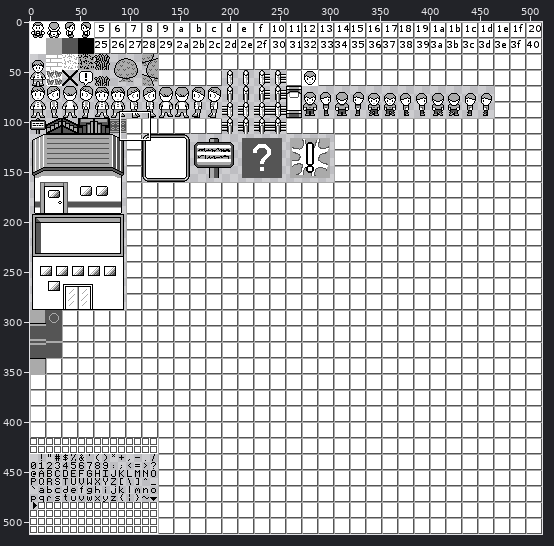
Sprite sheet -- web/sprite_sheet.png. Above: a wide view before the commit, with the close-up outlined.
Close-up. Before the commit:
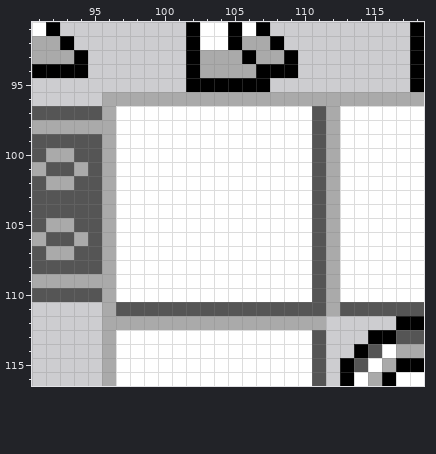
The file is 512x512 pixels. Shown: x 91..118, y 91..116.
The result:
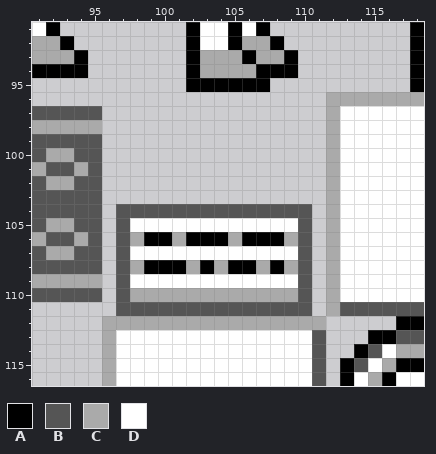
Palette (. is transparent): A #000000  B #555555  C #aaaaaa  D #ffffff
Commit message: add sign tile and place on buildings in town
The edit:
@@ x 91..118 @@
  95 ...........AAAAAA..........A
- 96 .....CCCCCCCCCCCCCCCCCCCCCCC
- 97 BBBBBCDDDDDDDDDDDDDDBCDDDDDD
- 98 CCCCCCDDDDDDDDDDDDDDBCDDDDDD
- 99 BBBBBCDDDDDDDDDDDDDDBCDDDDDD
-100 BCCBBCDDDDDDDDDDDDDDBCDDDDDD
-101 CBBCBCDDDDDDDDDDDDDDBCDDDDDD
-102 BCCBBCDDDDDDDDDDDDDDBCDDDDDD
-103 BBBBBCDDDDDDDDDDDDDDBCDDDDDD
-104 BBBBBCDDDDDDDDDDDDDDBCDDDDDD
-105 BCCBBCDDDDDDDDDDDDDDBCDDDDDD
-106 CBBCBCDDDDDDDDDDDDDDBCDDDDDD
-107 BCCBBCDDDDDDDDDDDDDDBCDDDDDD
-108 BBBBBCDDDDDDDDDDDDDDBCDDDDDD
-109 CCCCCCDDDDDDDDDDDDDDBCDDDDDD
-110 BBBBBCDDDDDDDDDDDDDDBCDDDDDD
-111 .....CBBBBBBBBBBBBBBBCBBBBBB
+ 96 .....................CCCCCCC
+ 97 BBBBB................CDDDDDD
+ 98 CCCCC................CDDDDDD
+ 99 BBBBB................CDDDDDD
+100 BCCBB................CDDDDDD
+101 CBBCB................CDDDDDD
+102 BCCBB................CDDDDDD
+103 BBBBB................CDDDDDD
+104 BBBBB.BBBBBBBBBBBBBB.CDDDDDD
+105 BCCBB.BDDDDDDDDDDDDB.CDDDDDD
+106 CBBCB.BCAACAAACAAACB.CDDDDDD
+107 BCCBB.BDDDDDDDDDDDDB.CDDDDDD
+108 BBBBB.BCAAACACAACACB.CDDDDDD
+109 CCCCC.BDDDDDDDDDDDDB.CDDDDDD
+110 BBBBB.BCCCCCCCCCCCCB.CDDDDDD
+111 ......BBBBBBBBBBBBBB.CBBBBBB
 112 .....CCCCCCCCCCCCCCCC.....AA
Boxes around the changes in both close-ups, in picture pixels (x1, y1, x2, y2):
changed: (102, 92, 326, 316)
